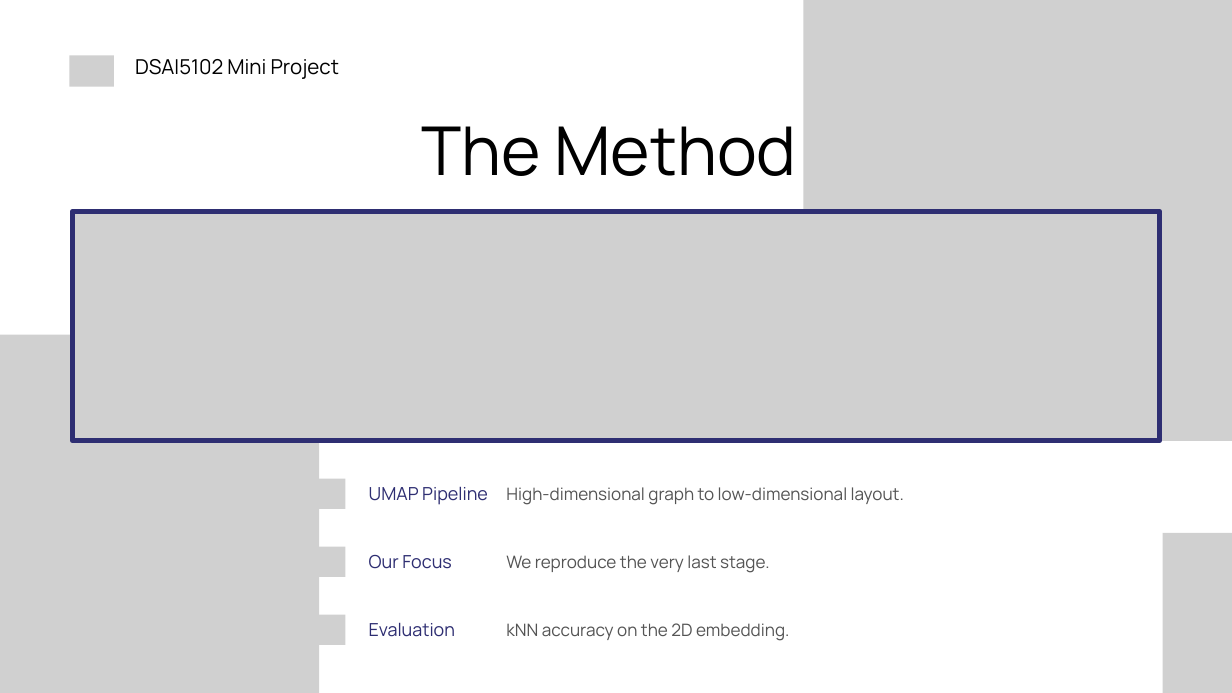
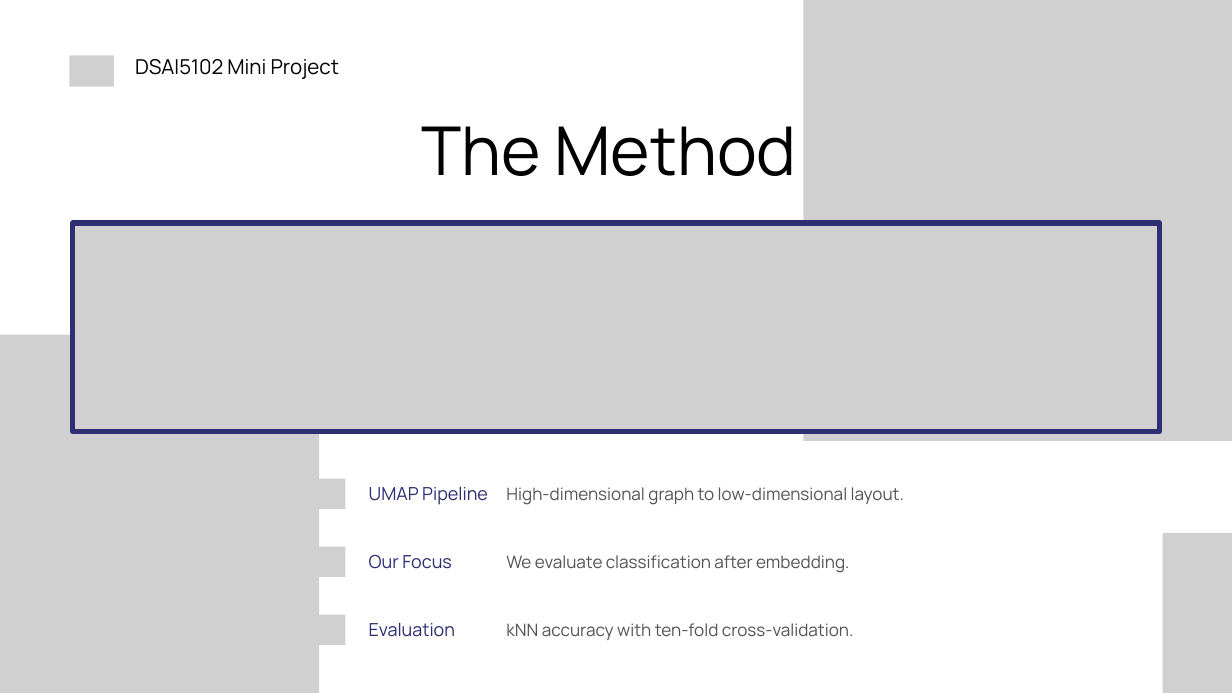
Before and after one commit to PKLgames/dsai5102MiniProject, a slide deck: slide 3 of slides/DSAI5102_Group16_Slides.pptx. Drawn at 1232x693 pixels with LibreOffice and Linux fonts; fonts in the diff are those of the drawing; grey boxes stand for pictures. Boxes give left, top, right and bottom in pixels: in the first picture for what was removed or moved away, otherwise in the second. Text is boxed around its words. In the diff, an @@ line names an element or a change of style, - is before the commit and + after.

```diff
--- a/slides/DSAI5102_Group16_Slides.pptx
+++ b/slides/DSAI5102_Group16_Slides.pptx
@@ picture: place and size @@
-picture at bbox=[73, 211, 1160, 441]
+picture at bbox=[73, 223, 1160, 431]
@@ text at bbox=[506, 555, 849, 573]: text changed @@
-We reproduce the very last stage.
+We evaluate classification after embedding.
@@ text at bbox=[506, 623, 854, 640]: text changed @@
-kNN accuracy on the 2D embedding.
+kNN accuracy with ten-fold cross-validation.
```
Also in this commit, not shown: 1 other slide changed, 1 other file.
